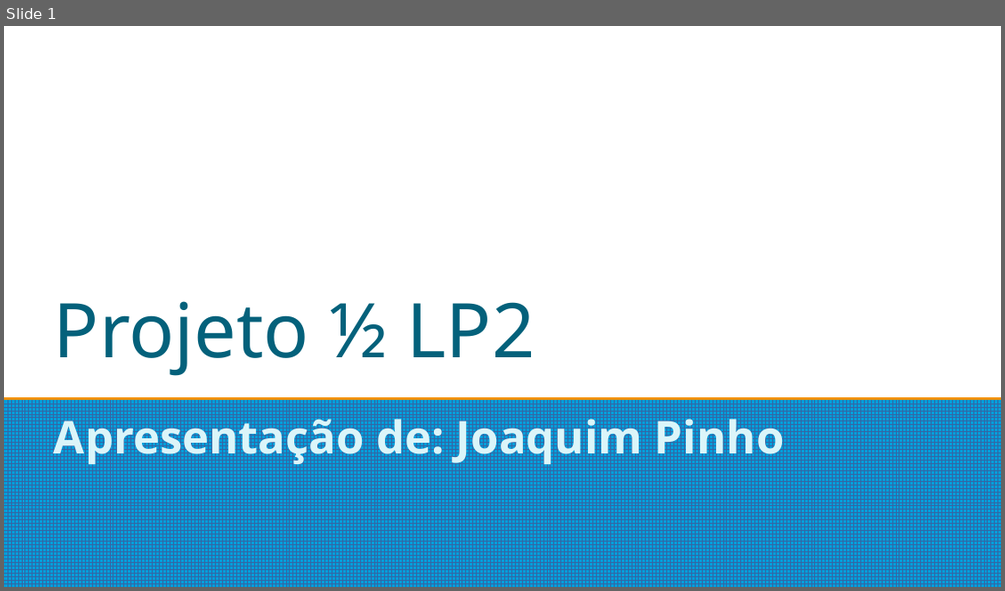
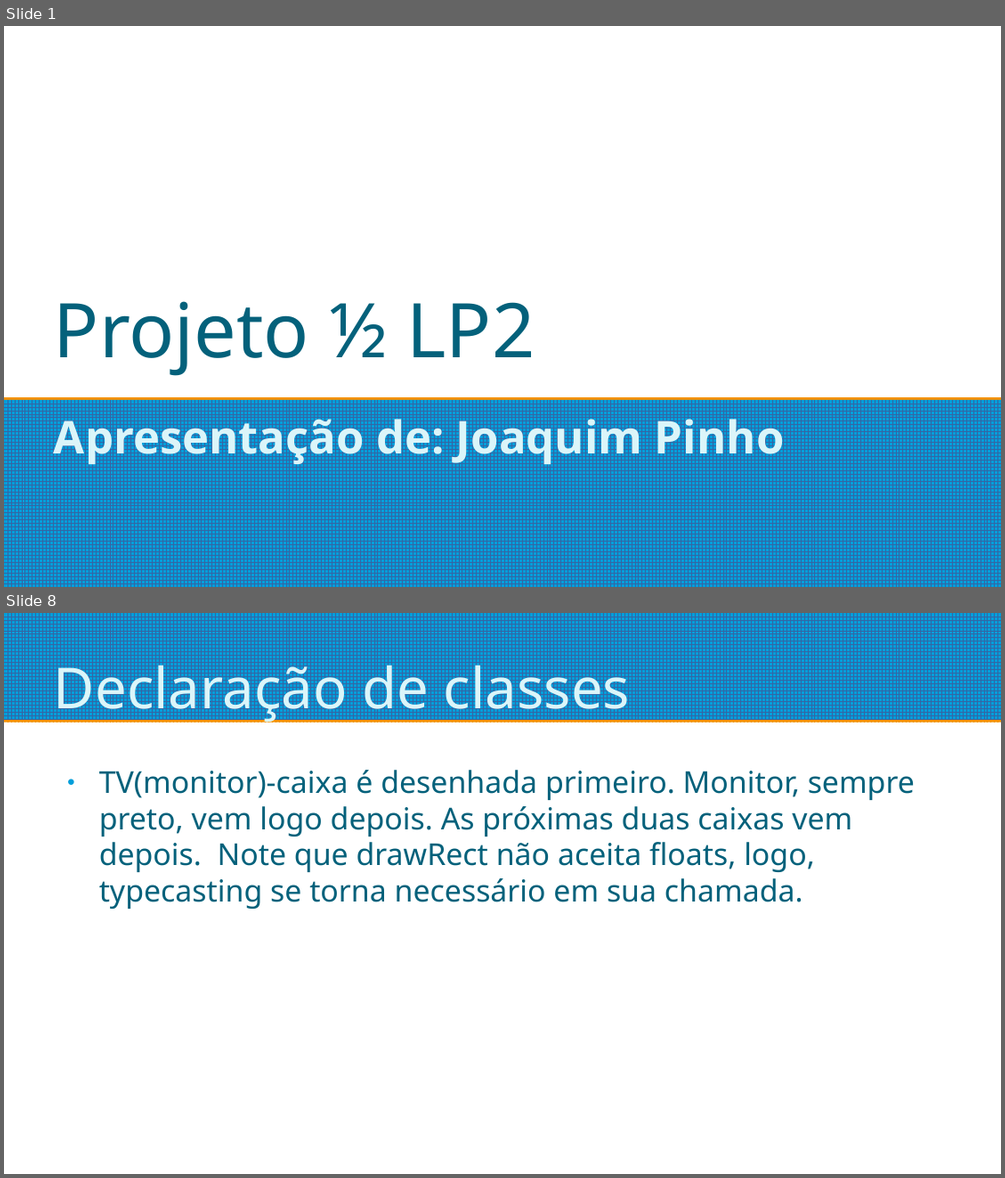
Before and after one commit to Joaquim-Pinho/LP2, a slide deck: Projeto1de2/SlideProjeto1de2.odp. Shown one above the other, each under a label of ours: slide 1 before the commit, slides 1 and 8 after it; the slides between them are not shown. The pictures are 1005x591 and 1005x1178 pixels, drawn with LibreOffice and Linux fonts; fonts in the diff are those of the drawing. Boxes give left, top, right and bottom in pixels: in the first picture for what was removed or moved away, otherwise in the second. Text is boxed around its words. In the diff, an @@ line names an element or a change of style, - is before the commit and + after.

```diff
--- a/Projeto1de2/SlideProjeto1de2.odp
+++ b/Projeto1de2/SlideProjeto1de2.odp
@@ slide 8 added at [4, 613, 1001, 1174], background #FFFFFF @@
@@ rectangle added at [4, 613, 1001, 720], fill pattern #3465A4 on #009EDA @@
@@ title added at [54, 655, 631, 723], 45 pt, text #DBF5F9 @@
+Declaração de classes
@@ text added at [99, 770, 914, 908], 24 pt, text #04617B @@
+● TV(monitor)-caixa é desenhada primeiro. Monitor, sempre preto, vem logo depois. As próximas duas caixas vem depois. Note que drawRect não aceita floats, logo, typecasting se torna necessário em sua chamada.
```
Also in this commit, not shown: 14 other slides added, 3 slides removed, 14 other files.
